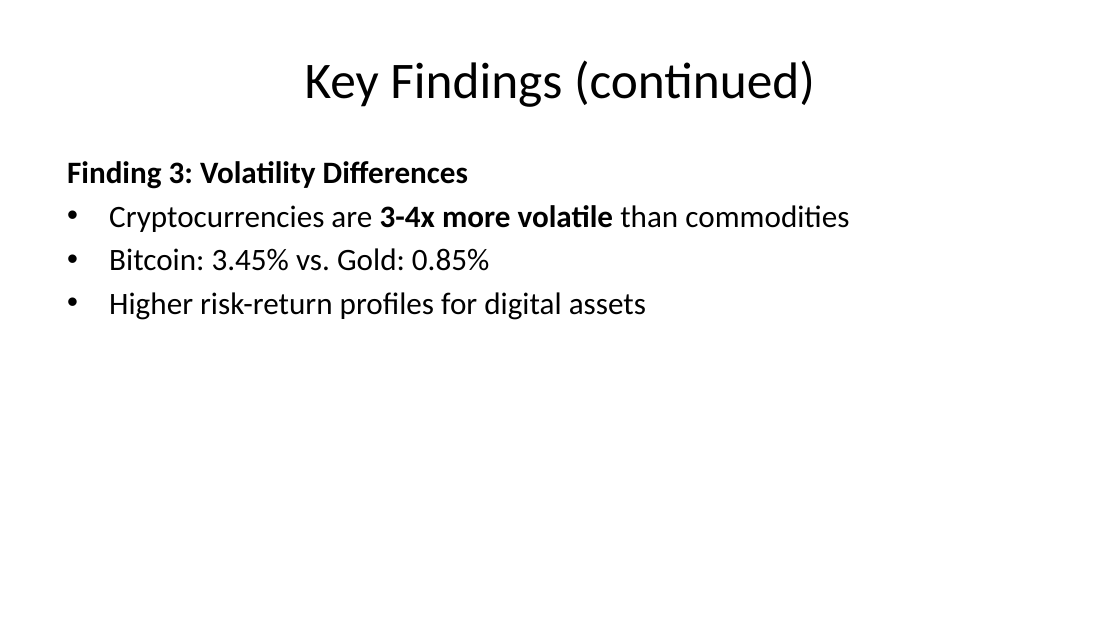
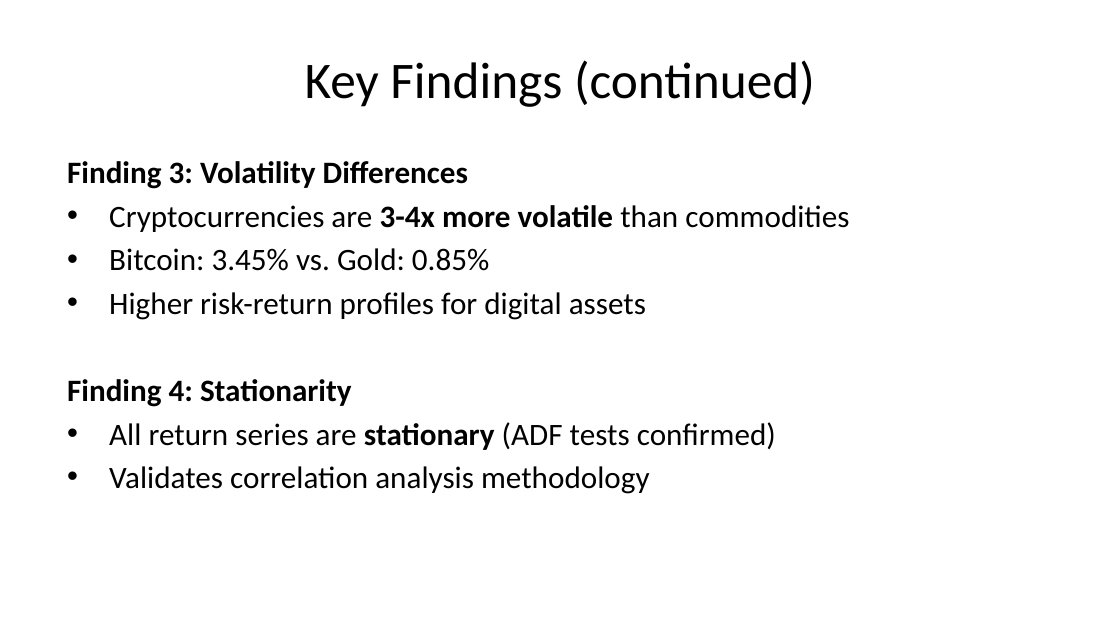
Before and after one commit to SakethKanchi/Cryptocurrency_Commodity_Correlation, a slide deck: slide 29 of presentation.pptx (slide 30 before the commit). Drawn at 1120x630 pixels with LibreOffice and Linux fonts; fonts in the diff are those of the drawing. Boxes give left, top, right and bottom in pixels: in the first picture for what was removed or moved away, otherwise in the second. Text is boxed around its words. In the diff, an @@ line names an element or a change of style, - is before the commit and + after.

```diff
--- a/presentation.pptx
+++ b/presentation.pptx
@@ text at (67,379,776,494): paragraphs added @@
+Finding 4: Stationarity
+• All return series are stationary (ADF tests confirmed)
+• Validates correlation analysis methodology
```
Also in this commit, not shown: 11 other slides changed, 1 slide added, 5 slides removed, 34 other files.
